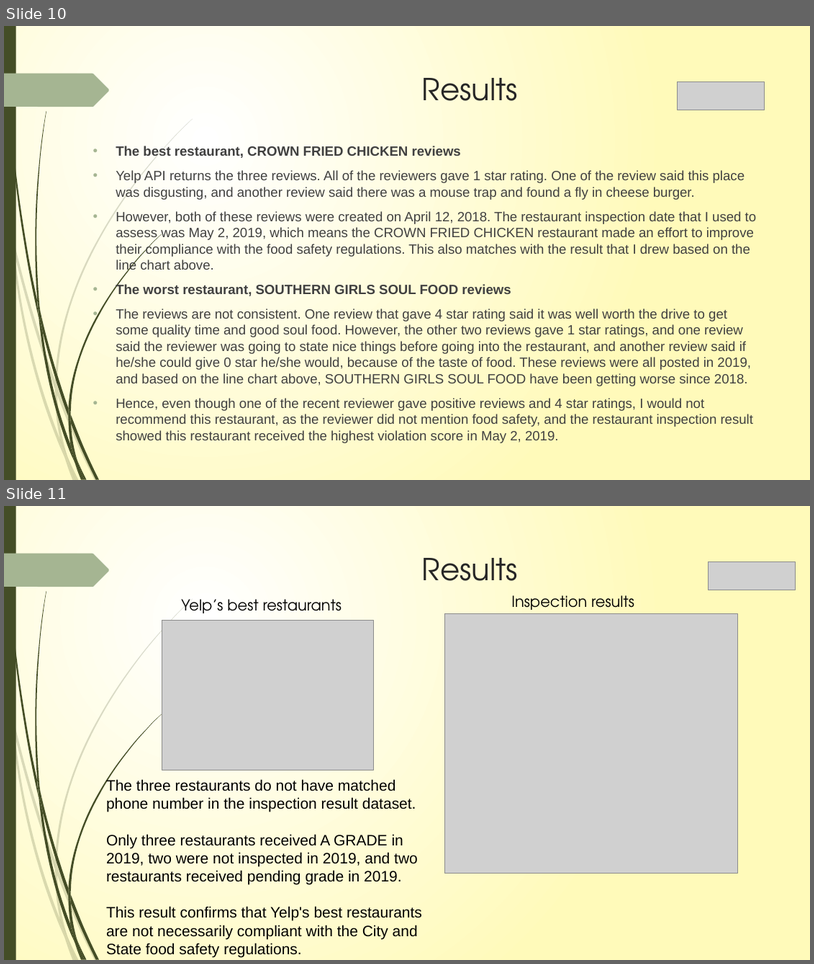
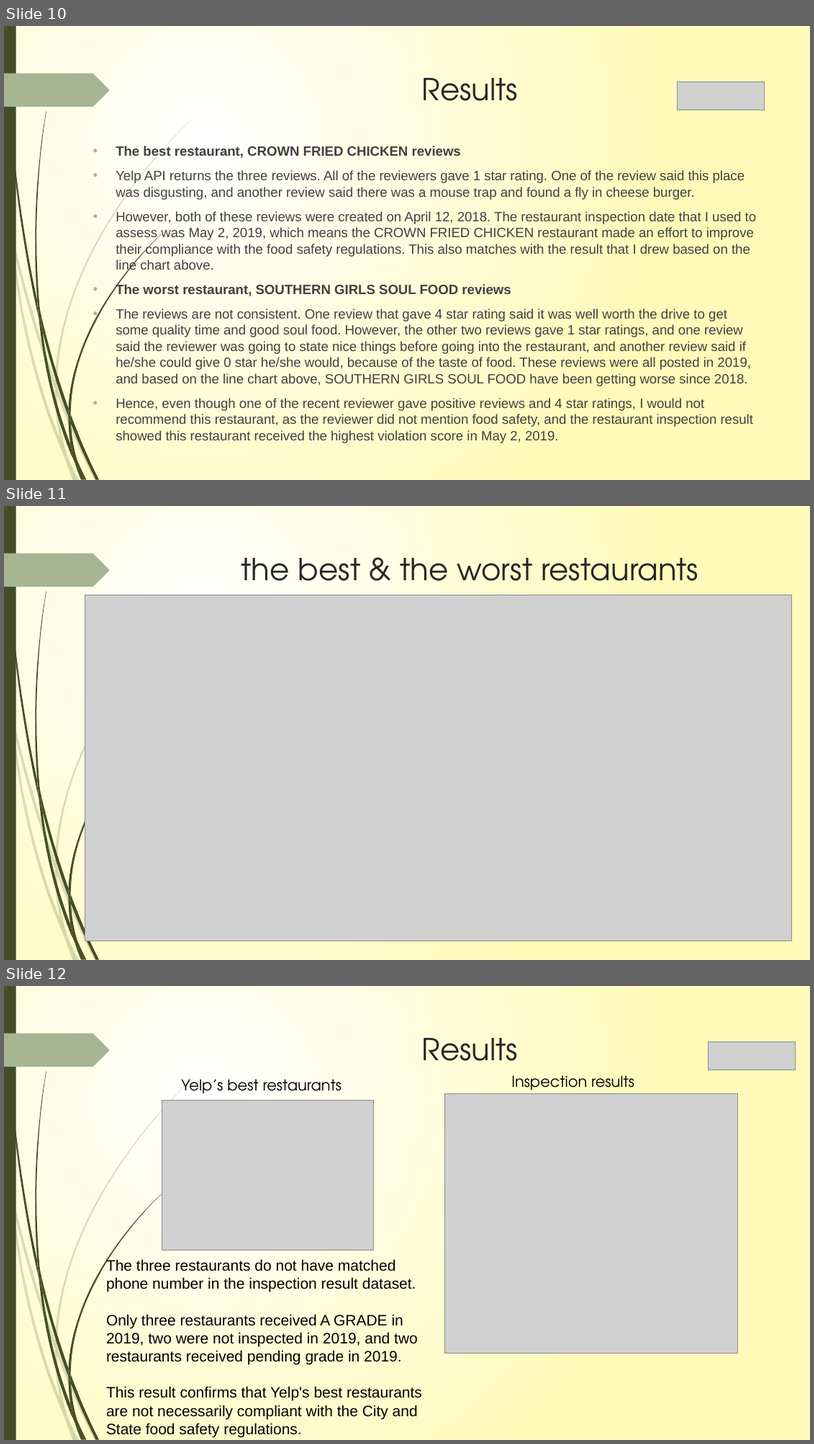
Before and after one commit to mhan1/DAV-5400, a slide deck: M Han_Final presentation.pptx. Shown one above the other, each under a label of ours: slides 10 and 11 before the commit, slides 10, 11 and 12 after it. The pictures are 814x964 and 814x1444 pixels, drawn with LibreOffice and Linux fonts; fonts in the diff are those of the drawing; grey boxes stand for pictures. Boxes give left, top, right and bottom in pixels: in the first picture for what was removed or moved away, otherwise in the second. Text is boxed around its words. In the diff, an @@ line names an element or a change of style, - is before the commit and + after.

```diff
--- a/M Han_Final presentation.pptx
+++ b/M Han_Final presentation.pptx
@@ slide 11 added at [4,506,810,960], background gradient #FFFFFF to #FFFABB; not listed: 24 template elements that a slide beside it also shows @@
@@ title added at [242,558,699,581], 36 pt, text #262626 @@
+the best & the worst restaurants
@@ picture added at [85,595,792,941] @@
@@ what was slide 11 is now slide 12 @@
```
Also in this commit, not shown: 3 slides changed.
